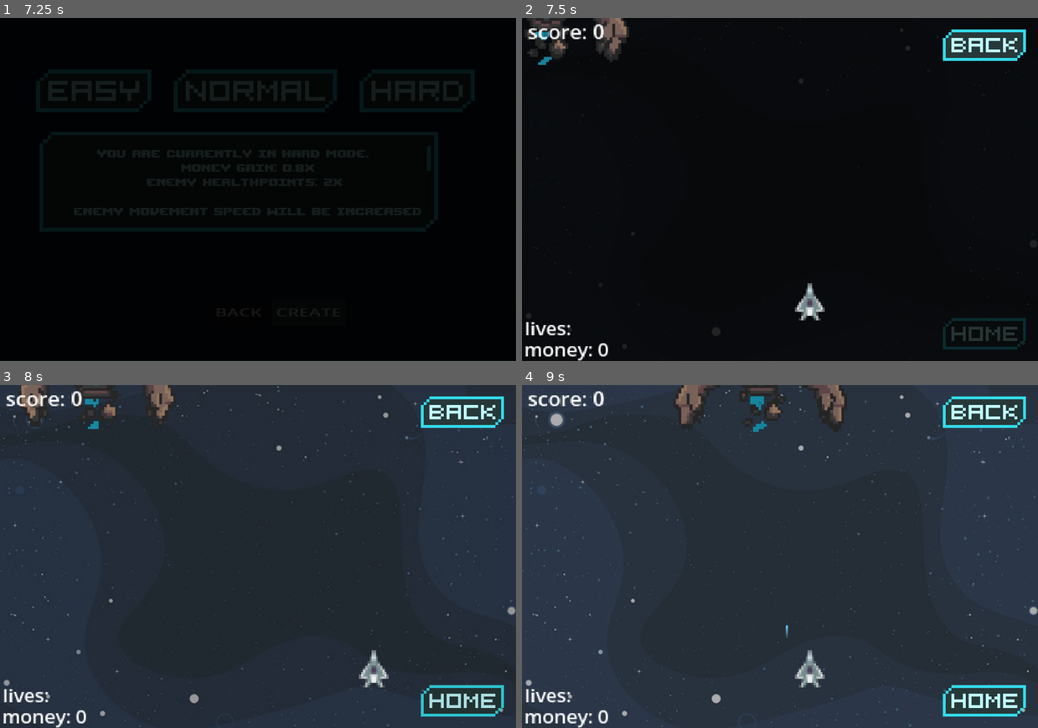
Above: before the commit, frames 1-4 (two rows, left to right).
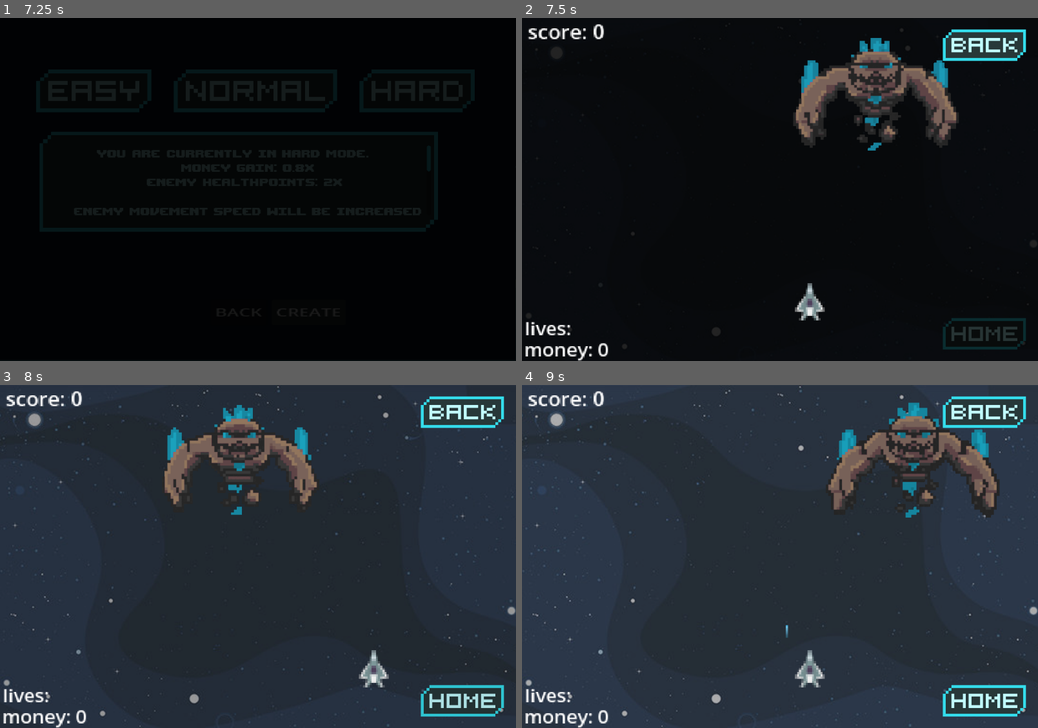
Above: after the commit, the same moments.

Repository: williamhoangbossman/bad-guys-space-shooters
Game: Godot game, scene res://scenes/MainScenes/StartScreen.tscn
Two runs of this game, one before a commit and one after it. Both use one fixed random seed, a clock stepped at 60 frames per second and the inputs below. The engine's default icon, where the game draws it, is replaced by a stand-in: a white triangle on a blue panel in a dark square.
Inputs (mouse positions are in pixels of both pictures, inside the frame that each line leads up to):
- Up to frame 1 (7.25 s): click (258, 216) at 0.5 s; click (258, 216) at 1.25 s; tap Enter (ui_accept) at 2, 2.27 s; hold D (Right) 2.03-2.75 s; hold E (interact) 2.03-2.75 s; click (92, 90) at 2.75 s; click (92, 90) at 3.5 s; click (258, 90) at 4.25 s; click (258, 90) at 5 s; click (417, 90) at 5.75 s; click "CREATE" at 6.5 s
- Up to frame 2 (7.5 s): hold D (Right) from 7.28 s (still down); tap Space (shoot) at 7.35 s
- Up to frame 3 (8 s): keep holding D (Right); tap Enter (ui_accept) at 7.52 s
- Up to frame 4 (9 s): release D (Right) at 8.03 s; hold A (Left) 8.03-8.78 s; hold E (interact) 8.03-8.78 s; hold D (Right) from 8.78 s (still down); tap Space (shoot) at 8.85 s

Frame 1 is identical in both runs. In frame 2, 6.5% of the frame differs, in the area x 0-85%, y 0-39%; in frame 3, 4.2%; in frame 4, 6.0%.

Commit message:
Data Rework

Diff:
--- a/Resources/Difficulty/DifficultyData.gd
+++ b/Resources/Difficulty/DifficultyData.gd
@@ -3,15 +3,15 @@
 
 @export_category("Enemy Modifiers")
 
-@export var difficulty_multiplier: float = 1.0
-@export var enemy_move_speed: float = 250.0
-@export var enemy_max_hp: int = 30
+@export var difficultyMultiplier: float = 1.0
+@export var enemyMoveSpeedMultiplier: float = 1
+@export var enemyMaxHPMultiplier: int = 1
 @export var bullet_freq_min: float = 1.0
 @export var bullet_freq_max: float = 3.0
 
 @export_category("Player Settings")
 @export var player_max_lives: int = 3
-@export var player_bullet_speed: float = 150.0
+@export var playerBulletSpeedMultiplier: float = 1
 
 @export_category("Economy")
 @export var money_multiplier: float = 1.0
--- a/Resources/Difficulty/Easy.tres
+++ b/Resources/Difficulty/Easy.tres
@@ -1,9 +1,11 @@
-[gd_resource type="Resource" format=3 uid="uid://blkkn7ubts4o0"]
+[gd_resource type="Resource" script_class="DifficultyData" format=3 uid="uid://blkkn7ubts4o0"]
 
 [ext_resource type="Script" uid="uid://blac7h80xm6lh" path="res://Resources/Difficulty/DifficultyData.gd" id="1_w2co7"]
 
 [resource]
 script = ExtResource("1_w2co7")
-difficulty_multiplier = 0.75
+enemyMoveSpeedMultiplier = 0.8
+enemyMaxHPMultiplier = 1
 player_max_lives = 5
+playerBulletSpeedMultiplier = 1.3
 money_multiplier = 1.5
--- a/Resources/Difficulty/Hard.tres
+++ b/Resources/Difficulty/Hard.tres
@@ -1,12 +1,13 @@
-[gd_resource type="Resource" format=3 uid="uid://6oc24jg236vr"]
+[gd_resource type="Resource" script_class="DifficultyData" format=3 uid="uid://6oc24jg236vr"]
 
 [ext_resource type="Script" uid="uid://blac7h80xm6lh" path="res://Resources/Difficulty/DifficultyData.gd" id="1_ghrv6"]
 
 [resource]
 script = ExtResource("1_ghrv6")
-difficulty_multiplier = 2.0
-enemy_move_speed = 500.0
+enemyMoveSpeedMultiplier = 4.0
+enemyMaxHPMultiplier = 2
 bullet_freq_min = 0.04
 bullet_freq_max = 0.4
 player_max_lives = 2
+playerBulletSpeedMultiplier = 7.5
 money_multiplier = 0.8
--- a/Resources/Difficulty/Normal.tres
+++ b/Resources/Difficulty/Normal.tres
@@ -1,8 +1,9 @@
-[gd_resource type="Resource" format=3 uid="uid://dgcq2rq24lo2h"]
+[gd_resource type="Resource" script_class="DifficultyData" format=3 uid="uid://dgcq2rq24lo2h"]
 
 [ext_resource type="Script" uid="uid://blac7h80xm6lh" path="res://Resources/Difficulty/DifficultyData.gd" id="1_y8u5t"]
 
 [resource]
 script = ExtResource("1_y8u5t")
-enemy_move_speed = 300.0
+enemyMaxHPMultiplier = 1
 bullet_freq_max = 2.0
+playerBulletSpeedMultiplier = 1.0
--- a/Resources/Enemies/golemStats.tres
+++ b/Resources/Enemies/golemStats.tres
@@ -70,7 +70,6 @@
 [resource]
 script = ExtResource("1_gxsss")
 name = "GolemMonster"
-maxHealthPoints = 3
 moveSpeed = 250
 spriteFrames = SubResource("SpriteFrames_t2ei0")
 metadata/_custom_type_script = "uid://cvo0tw35ftpjg"
--- a/scenes/MainScenes/Game.tscn
+++ b/scenes/MainScenes/Game.tscn
@@ -103,7 +103,6 @@
 
 [node name="waveManager" type="Node" parent="." unique_id=1142585231]
 script = ExtResource("11_rco02")
-playerData = ExtResource("2_kx3nx")
 golemData = ExtResource("3_rco02")
 eyeballMonsterData = ExtResource("12_83ac0")
 enemyScene = ExtResource("3_78awf")
--- a/scripts/CharScripts/enemy.gd
+++ b/scripts/CharScripts/enemy.gd
@@ -14,9 +14,9 @@
 var direction = 1
 var currentHealth: int
 
-func setUp(data: enemyStats, healthMultiplier: float) -> void:
-	stats = data
-	currentHealth = int(data.maxHealthPoints * healthMultiplier)
+func setUp(data: enemyStats, config: DifficultyData) -> void:
+	currentHealth = int(data.maxHealthPoints * config.enemyMaxHPMultiplier)
+	stats.moveSpeed = data.moveSpeed * config.enemyMoveSpeedMultiplier
 
 	animatedSprite.sprite_frames = data.spriteFrames
 	animatedSprite.play("default")
@@ -24,10 +24,8 @@
 	print("YESSSSSS")
 
 func _ready() -> void:
-	currentHealth = stats.maxHealthPoints
 	shootTimer.wait_time = randf_range(stats.BulletFrequencyMin, stats.BulletFrequencyMax)
 	shootTimer.start()
-
 
 func take_damage(amount: int):
 	currentHealth -= amount
--- a/scripts/MainScripts/ManagerScripts/waveManager.gd
+++ b/scripts/MainScripts/ManagerScripts/waveManager.gd
@@ -1,7 +1,4 @@
 extends Node
-
-@export var playerData: playerStats
-@export var enemyData: enemyStats
 
 @export var golemData: enemyStats
 @export var eyeballMonsterData: enemyStats
@@ -11,11 +8,13 @@
 @export var normalPreset: DifficultyData
 @export var hardPreset: DifficultyData
 
+var currentConfig: DifficultyData
+
 var difficultyMultiplier: float = 1
 
 func _ready() -> void:
 	print("Game Difficulty is " + GameManager.currentDifficulty)
-	var currentConfig: DifficultyData = getCurrentDifficultyConfig()
+	currentConfig = getCurrentDifficultyConfig()
 	applyDifficulty(currentConfig)
 	spawnEnemy()
 
@@ -32,7 +31,11 @@
 	spawnEnemy()
 
 func spawnEnemy() -> void:
+	#if currentConfig == null:
+		#currentConfig = getCurrentDifficultyConfig()
+
 	var enemy = enemyScene.instantiate()
+	enemy.position = Vector2(450, 150)
 	add_child(enemy)
 
-	enemy.setUp(golemData, difficultyMultiplier)
+	enemy.setUp(golemData, currentConfig)
--- a/scripts/MainScripts/game.gd
+++ b/scripts/MainScripts/game.gd
@@ -20,8 +20,6 @@
 	if (GameManager.gamePaused == true): #stop the pausebutton from work + hud invis
 		pauseButton.disabled = true
 
-
-
 	if  GameManager.gamePaused == false: #make them norm
 		pauseButton.disabled = false
 
